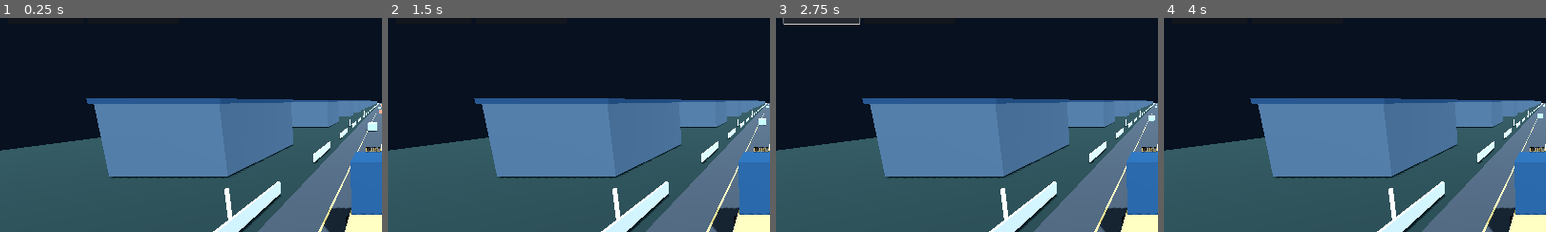
Above: before the commit, frames 1-4 (left to right).
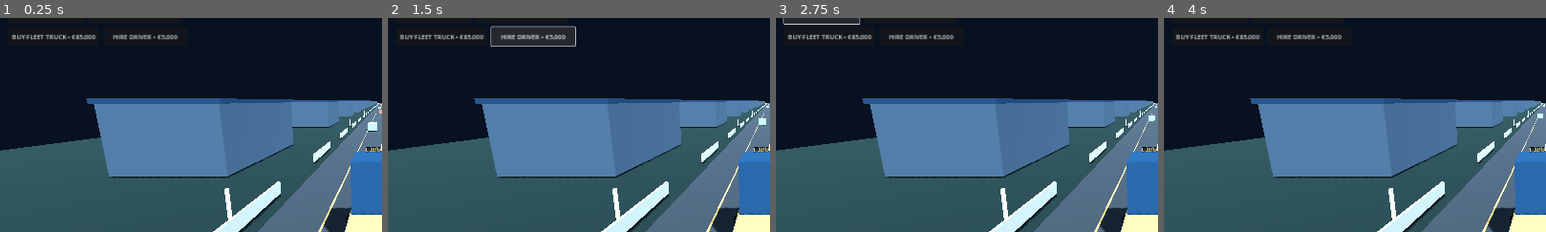
Above: after the commit, the same moments.

Repository: haseebop668-a11y/EURO-HAUL
Game: Godot game, scene res://Scenes/Main.tscn
Two runs of this game, one before a commit and one after it. Both use one fixed random seed, a clock stepped at 60 frames per second and the inputs below.
Inputs (mouse positions are % of the whole screen's width and height, from its top left):
- Up to frame 1 (0.25 s): no input
- Up to frame 2 (1.5 s): click (7, 21) at 0.5 s, where only the run after the commit has a clickable "BUY FLEET TRUCK • €85,000"; click (19, 21) at 1.25 s, where only the run after the commit has a clickable "HIRE DRIVER • €5,000"
- Up to frame 3 (2.75 s): click "ACCEPT FREIGHT" at 2 s
- Up to frame 4 (4 s): click "ACCEPT FREIGHT" at 2.75 s; click "◀" at 3.5 s
The pictures show only the part of the screen within x 0-50%, y 17-67%; the shares and areas given below are measured in that part.

The runs differ from the first frame. In frame 1, 0.8% of the frame differs, in the area x 3-47%, y 7-11%; in frame 2, 2.7%, in the area x 3-50%, y 3-14%; in frame 3, 0.8%; in frame 4, 0.8%.

Commit message:
Add player company fleet and driver management actions

Diff:
--- a/Godot/Scripts/main.gd
+++ b/Godot/Scripts/main.gd
@@ -217,6 +217,18 @@
 	company_button.custom_minimum_size = Vector2(230, 52)
 	company_button.pressed.connect(_found_company)
 	layer.add_child(company_button)
+	var buy_truck_button := Button.new()
+	buy_truck_button.text = "BUY FLEET TRUCK • €85,000"
+	buy_truck_button.position = Vector2(20, 205)
+	buy_truck_button.custom_minimum_size = Vector2(230, 48)
+	buy_truck_button.pressed.connect(_buy_company_truck)
+	layer.add_child(buy_truck_button)
+	var hire_driver_button := Button.new()
+	hire_driver_button.text = "HIRE DRIVER • €5,000"
+	hire_driver_button.position = Vector2(260, 205)
+	hire_driver_button.custom_minimum_size = Vector2(210, 48)
+	hire_driver_button.pressed.connect(_hire_company_driver)
+	layer.add_child(hire_driver_button)
 	_update_hud()
 
 func _add_touch_button(parent: Control, caption: String, key: String) -> void:
@@ -243,6 +255,14 @@
 	)
 	parent.add_child(button)
 
+func _buy_company_truck() -> void:
+	if company != null and company.purchase_truck():
+		_update_hud()
+
+func _hire_company_driver() -> void:
+	if company != null and company.hire_driver():
+		_update_hud()
+
 func _found_company() -> void:
 	if company == null or career == null or not company.company_name.is_empty():
 		return
